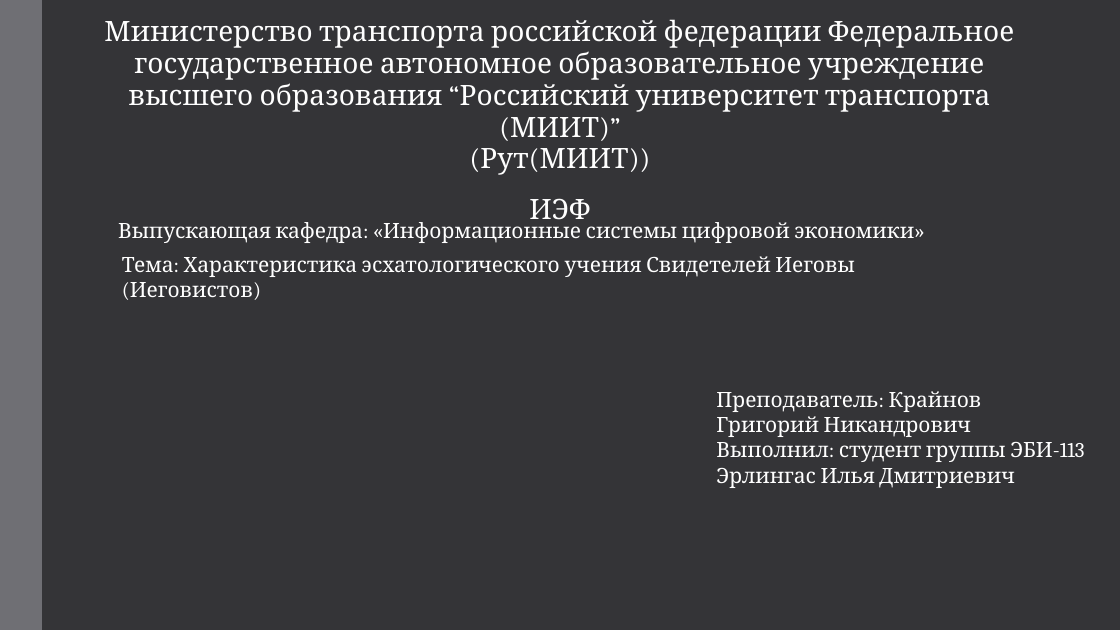
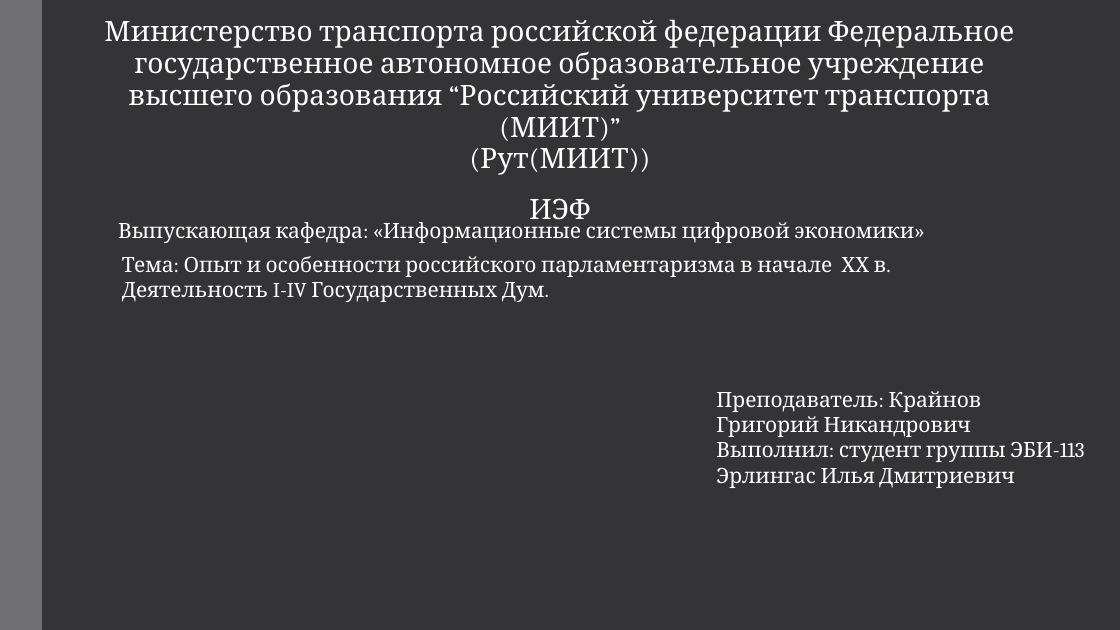
Before and after one commit to Ilyadevin/HW, a slide deck: slide 1 of Parliamentarism_In_Russia_Beggining.pptx. Drawn at 1120x630 pixels with LibreOffice and Linux fonts; fonts in the diff are those of the drawing. Boxes give left, top, right and bottom in pixels: in the first picture for what was removed or moved away, otherwise in the second. Text is boxed around its words. In the diff, an @@ line names an element or a change of style, - is before the commit and + after.

```diff
--- a/Parliamentarism_In_Russia_Beggining.pptx
+++ b/Parliamentarism_In_Russia_Beggining.pptx
@@ text at (x1=122, y1=256, x2=886, y2=302): text changed @@
-Тема: Характеристика эсхатологического учения Свидетелей Иеговы (Иеговистов)
+Тема: Опыт и особенности российского парламентаризма в начале ХХ в. Деятельность I-IV Государственных Дум.
```
Also in this commit, not shown: 2 other slides changed, 2 slides added, 9 other files.
